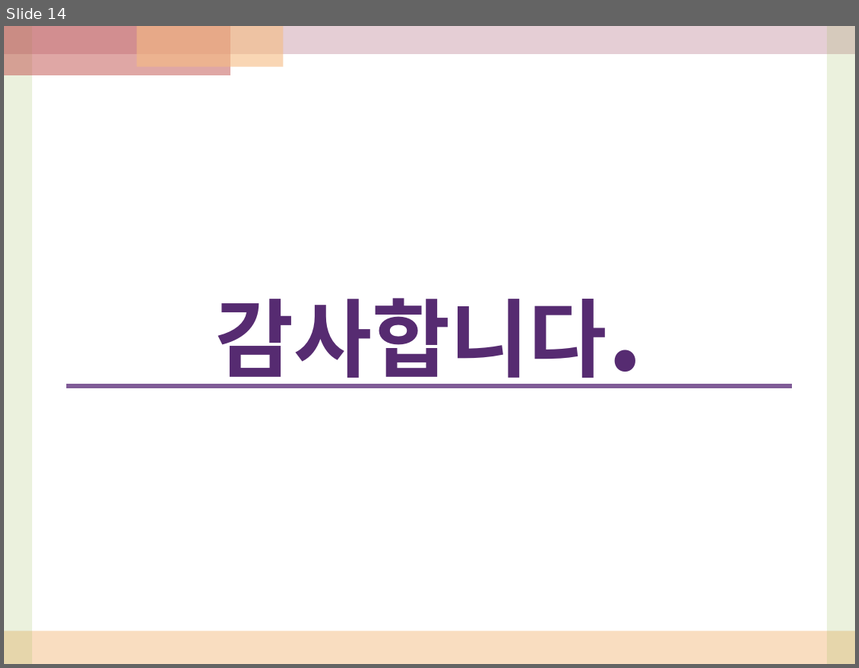
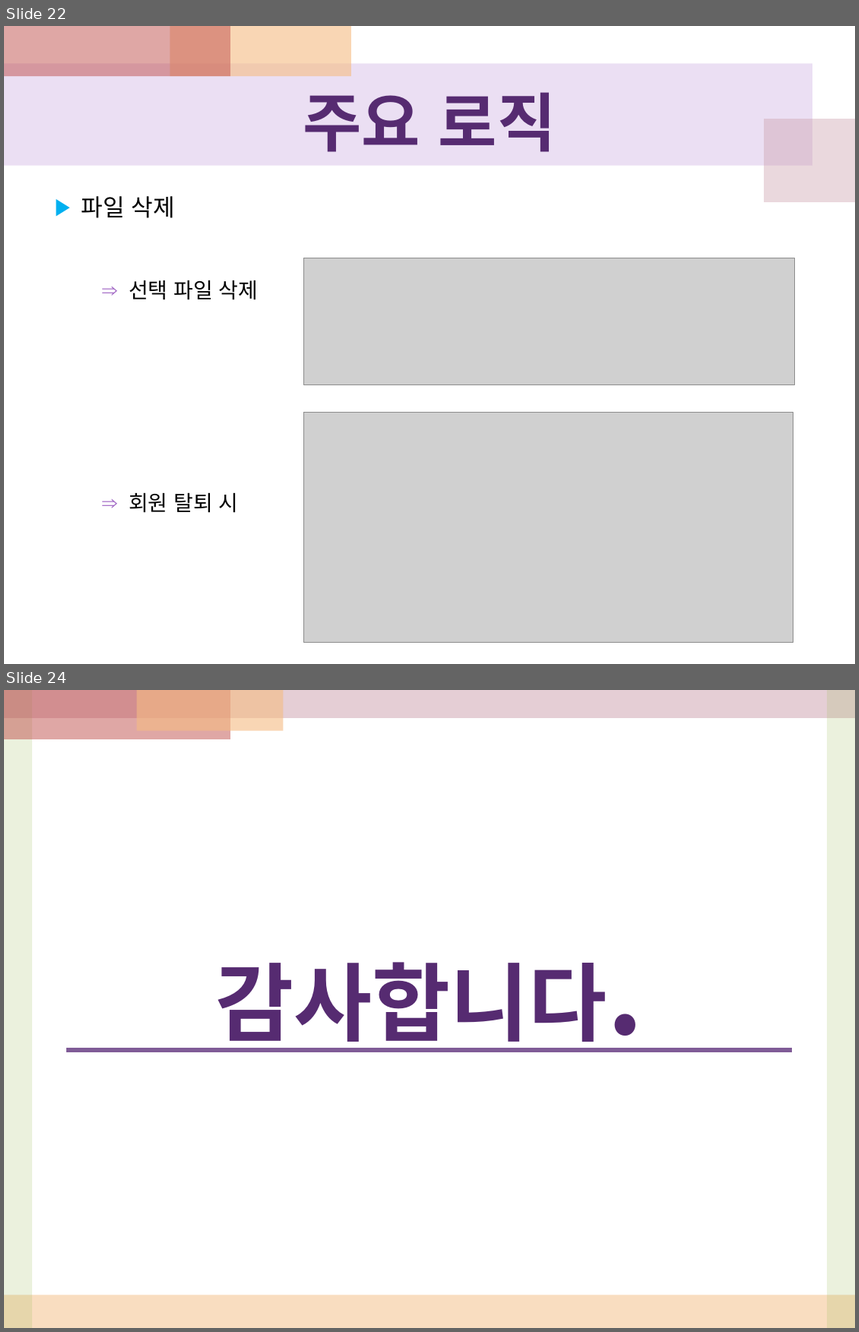
Before and after one commit to JunhyeokKim/javarajob, a slide deck: WebContent/doc/term04(6.1~6.30)/[6조]_term04_170706_javarajob_final.pptx. Shown one above the other, each under a label of ours: slide 14 before the commit, slides 22 and 24 after it; the slides between them are not shown. The pictures are 859x668 and 859x1332 pixels, drawn with LibreOffice and Linux fonts; fonts in the diff are those of the drawing; grey boxes stand for pictures. Boxes give left, top, right and bottom in pixels: in the first picture for what was removed or moved away, otherwise in the second. Text is boxed around its words. In the diff, an @@ line names an element or a change of style, - is before the commit and + after.

```diff
--- a/WebContent/doc/term04(6.1~6.30)/[6조]_term04_170706_javarajob_final.pptx
+++ b/WebContent/doc/term04(6.1~6.30)/[6조]_term04_170706_javarajob_final.pptx
@@ slide 22 added at box(4, 26, 855, 664), background #FFFFFF @@
@@ rectangle added at box(4, 26, 230, 76), fill #C0504D at 50% opacity @@
@@ rectangle added at box(170, 26, 351, 76), fill #F5BC83 at 60% opacity @@
@@ rectangle added at box(4, 63, 813, 166), fill #BF98D8 at 30% opacity @@
@@ title added at box(303, 92, 557, 152), 54 pt, text #562B71, bold @@
+주요 로직
@@ rectangle added at box(764, 119, 855, 202), fill #CC9EAC at 40% opacity @@
@@ text added at box(82, 196, 175, 218), 20 pt, text #000000 @@
+▶ 파일 삭제
@@ picture added at box(304, 259, 794, 386) @@
@@ text added at box(129, 281, 259, 300), 18 pt, text #000000 @@
+⇒ 선택 파일 삭제
@@ picture added at box(304, 412, 794, 642) @@
@@ text added at box(129, 493, 239, 513), 18 pt, text #000000 @@
+⇒ 회원 탈퇴 시
@@ what was slide 14 is now slide 24 @@
```
Also in this commit, not shown: 10 slides changed, 11 other slides added, 2 slides removed, 30 other files.
